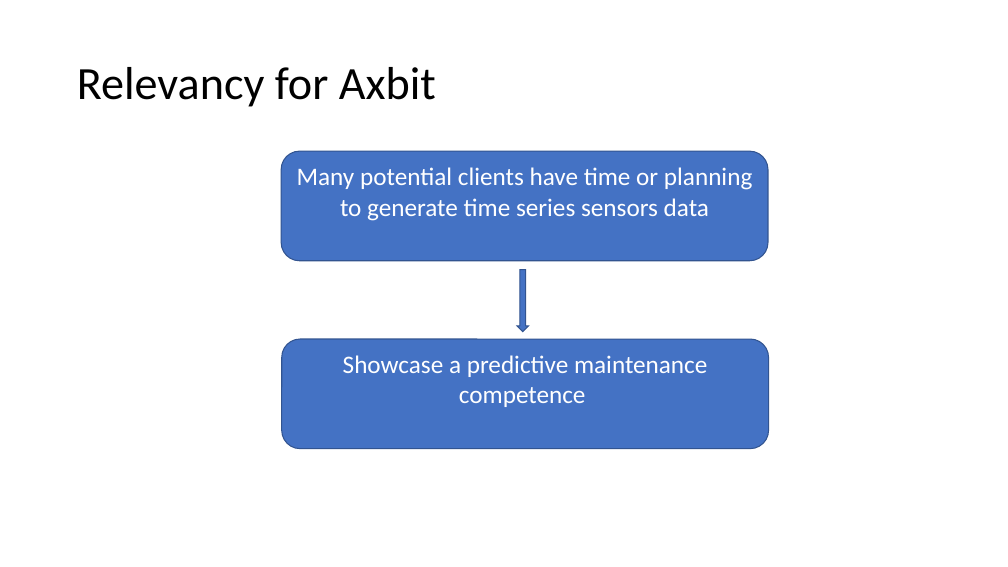
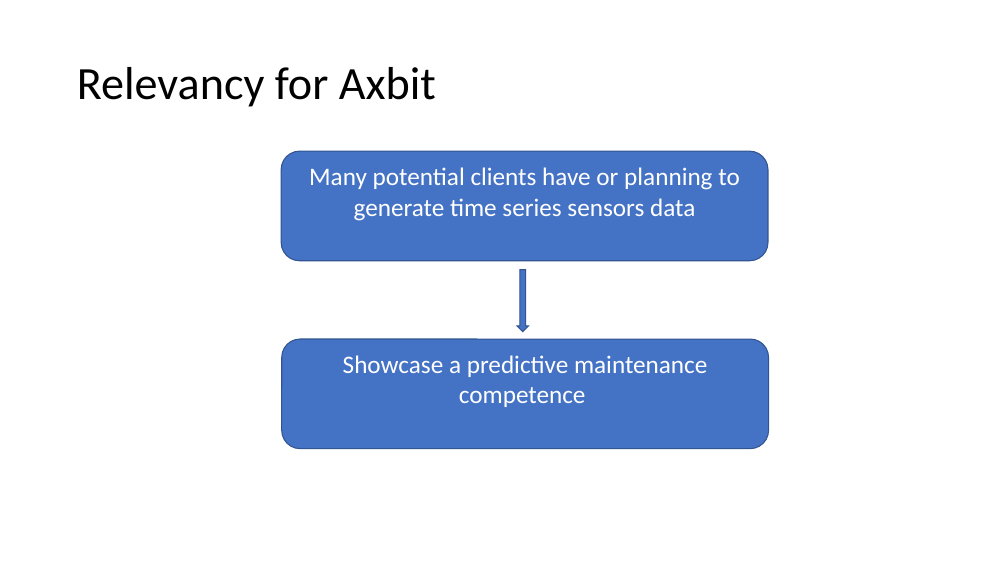
Before and after one commit to Axbit/ml-iot-showcases, a slide deck: slide 3 of PredictiveMaintenance/Predictive maintenance.pptx. Drawn at 1008x567 pixels with LibreOffice and Linux fonts; fonts in the diff are those of the drawing. Boxes give left, top, right and bottom in pixels: in the first picture for what was removed or moved away, otherwise in the second. Text is boxed around its words. In the diff, an @@ line names an element or a change of style, - is before the commit and + after.

Commit message:
minor changes

```diff
--- a/PredictiveMaintenance/Predictive maintenance.pptx
+++ b/PredictiveMaintenance/Predictive maintenance.pptx
@@ text in rounded rectangle at <box>309,167,740,221</box>: text changed @@
-Many potential clients have time or planning to generate time series sensors data
+Many potential clients have or planning to generate time series sensors data
```
Also in this commit, not shown: 2 slides removed.
